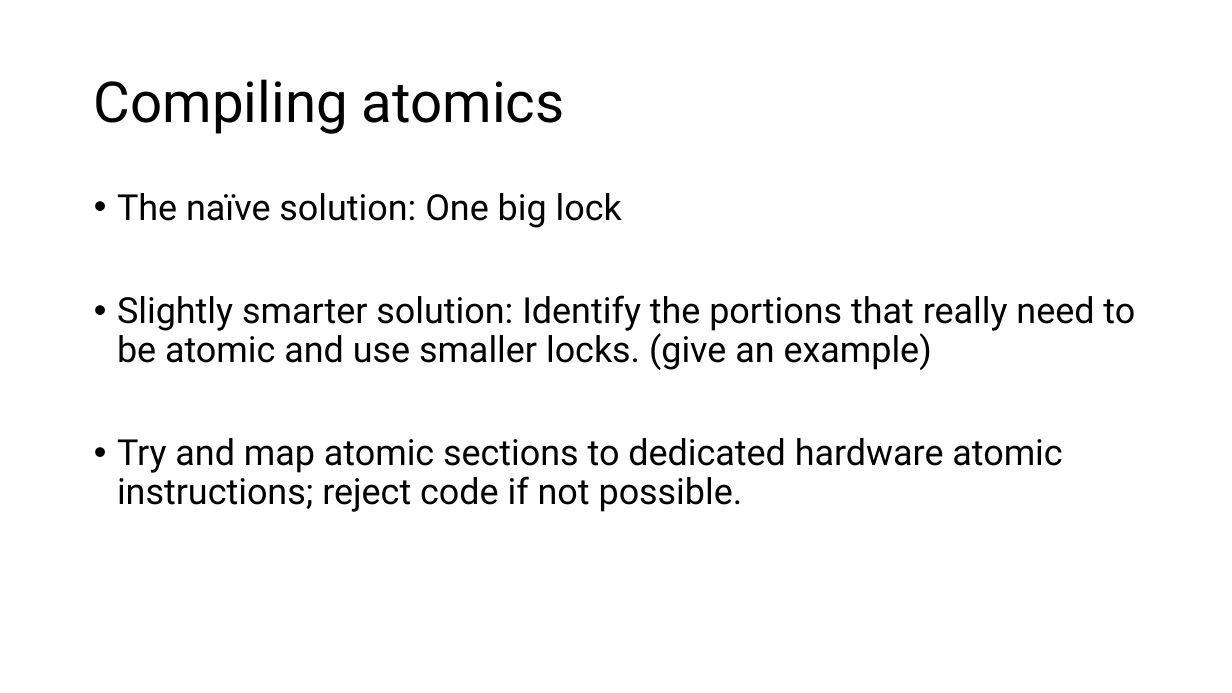
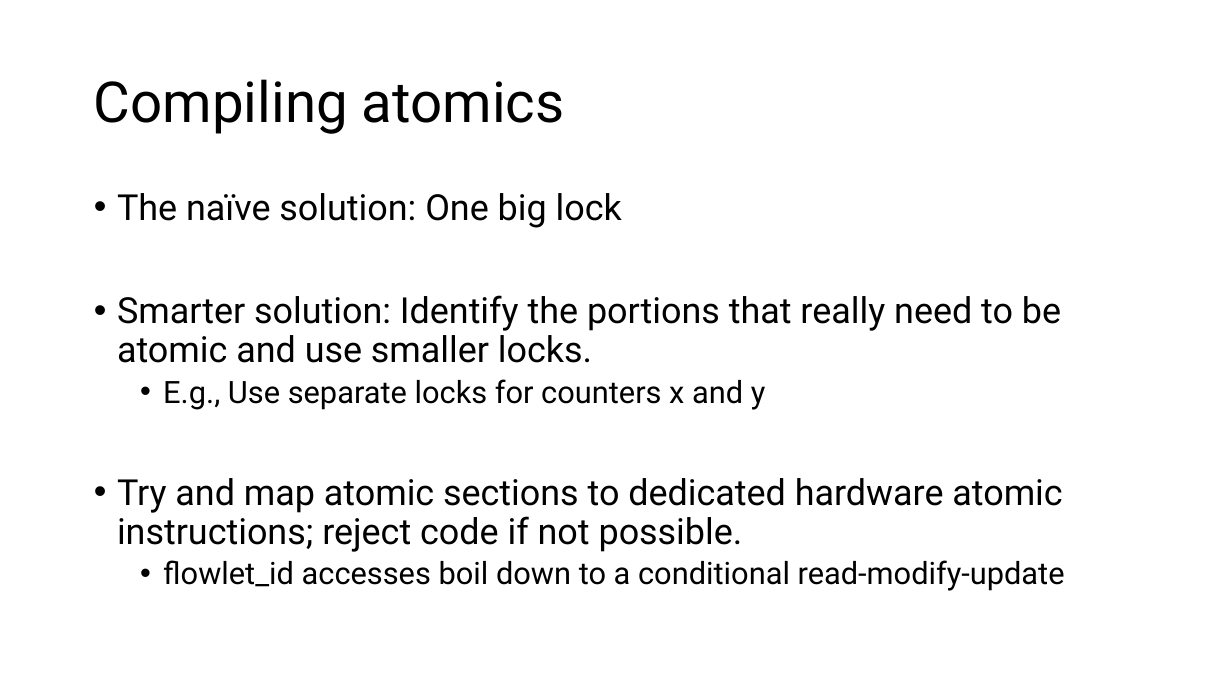
Before and after one commit to anirudhSK/p4-concurrency, a slide deck: slide 10 of p4_concurrency.pptx (slide 9 before the commit). Drawn at 1232x693 pixels with LibreOffice and Linux fonts; fonts in the diff are those of the drawing. Boxes give left, top, right and bottom in pixels: in the first picture for what was removed or moved away, otherwise in the second. Text is boxed around its words. In the diff, an @@ line names an element or a change of style, - is before the commit and + after.

```diff
--- a/p4_concurrency.pptx
+++ b/p4_concurrency.pptx
@@ text at [117, 295, 1061, 410]: text changed @@
-• Slightly smarter solution: Identify the portions that really need to be atomic and use smaller locks. (give an example)
+• Smarter solution: Identify the portions that really need to be atomic and use smaller locks.
+  • E.g., Use separate locks for counters x and y
@@ text at [163, 560, 1065, 591]: paragraph added @@
+  • flowlet_id accesses boil down to a conditional read-modify-update
```
Also in this commit, not shown: 8 other slides changed, 1 slide added, 1 other file.
